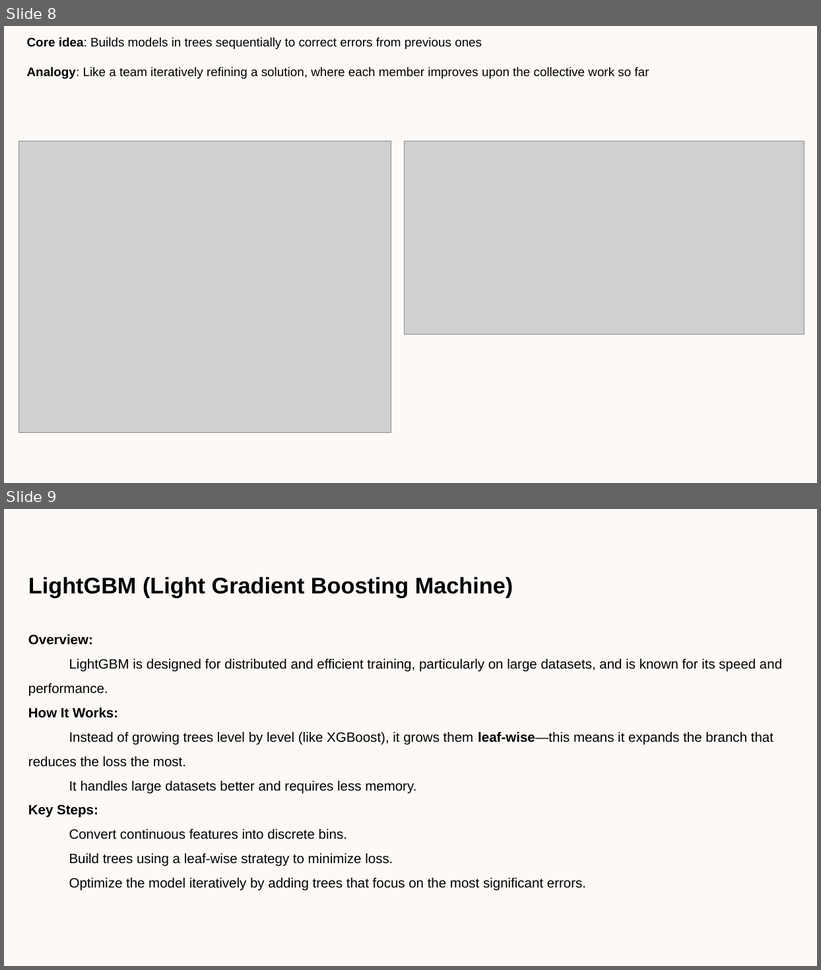
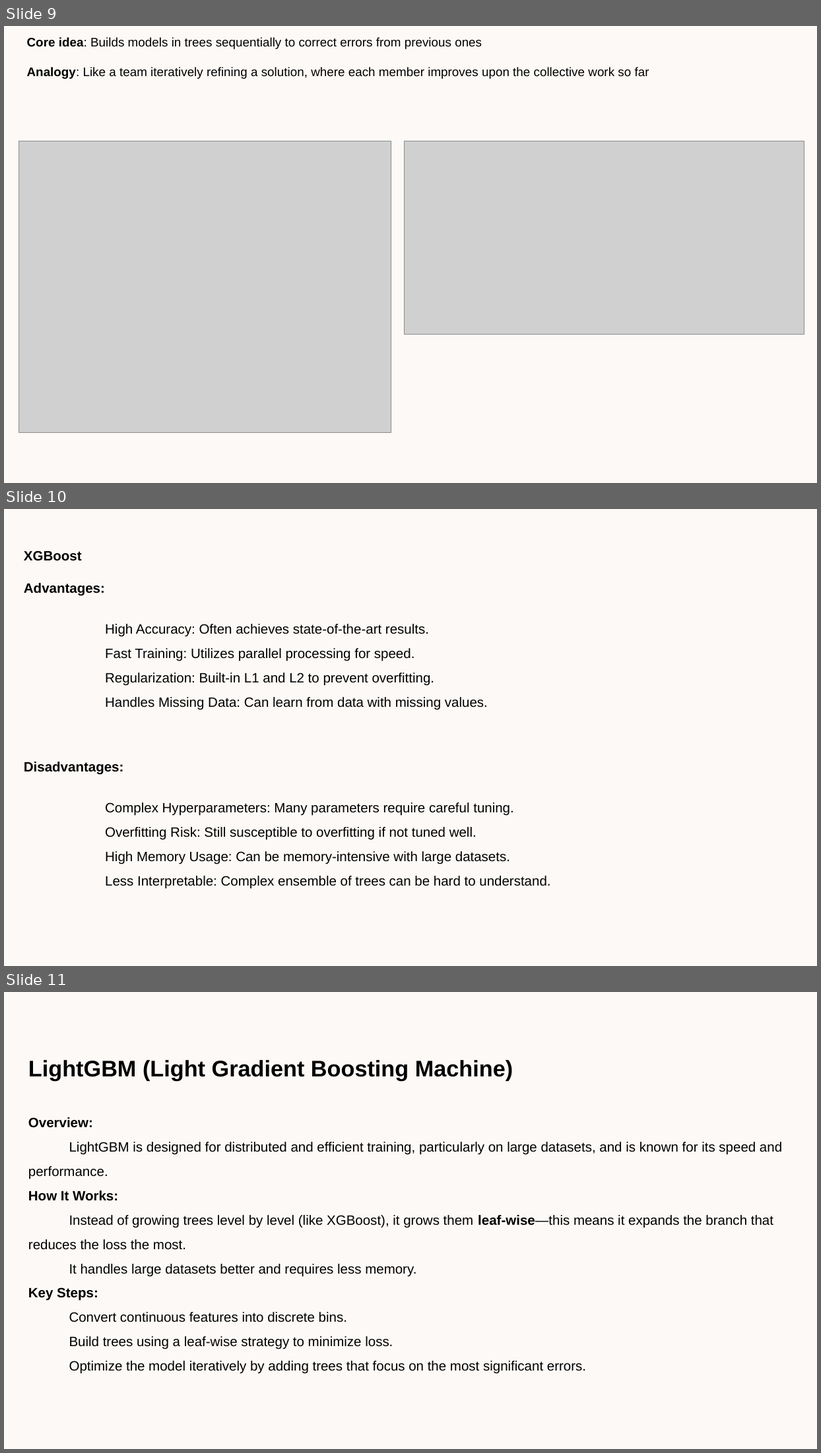
Before and after one commit to AravindXYZ/AIWIP, a slide deck: MLTests/BoostingAlgorithms/Ensemble Learning Boosting.pptx. Shown one above the other, each under a label of ours: slides 8 and 9 before the commit, slides 9, 10 and 11 after it. The pictures are 821x970 and 821x1453 pixels, drawn with LibreOffice and Linux fonts; fonts in the diff are those of the drawing; grey boxes stand for pictures. Boxes give left, top, right and bottom in pixels: in the first picture for what was removed or moved away, otherwise in the second. Text is boxed around its words. In the diff, an @@ line names an element or a change of style, - is before the commit and + after.

```diff
--- a/MLTests/BoostingAlgorithms/Ensemble Learning Boosting.pptx
+++ b/MLTests/BoostingAlgorithms/Ensemble Learning Boosting.pptx
@@ slide 10 added at (4, 509, 817, 966), background #FCF9F6 @@
@@ text added at (24, 551, 550, 889), 12 pt, text #000000 @@
+XGBoost
+Advantages:
+High Accuracy: Often achieves state-of-the-art results.
+Fast Training: Utilizes parallel processing for speed.
+Regularization: Built-in L1 and L2 to prevent overfitting.
+Handles Missing Data: Can learn from data with missing values.
+Disadvantages:
+Complex Hyperparameters: Many parameters require careful tuning.
+Overfitting Risk: Still susceptible to overfitting if not tuned well.
+High Memory Usage: Can be memory-intensive with large datasets.
+Less Interpretable: Complex ensemble of trees can be hard to understand.
@@ what was slide 8 is now slide 9 @@
@@ what was slide 9 is now slide 11 @@
```
Also in this commit, not shown: 2 other slides added.
